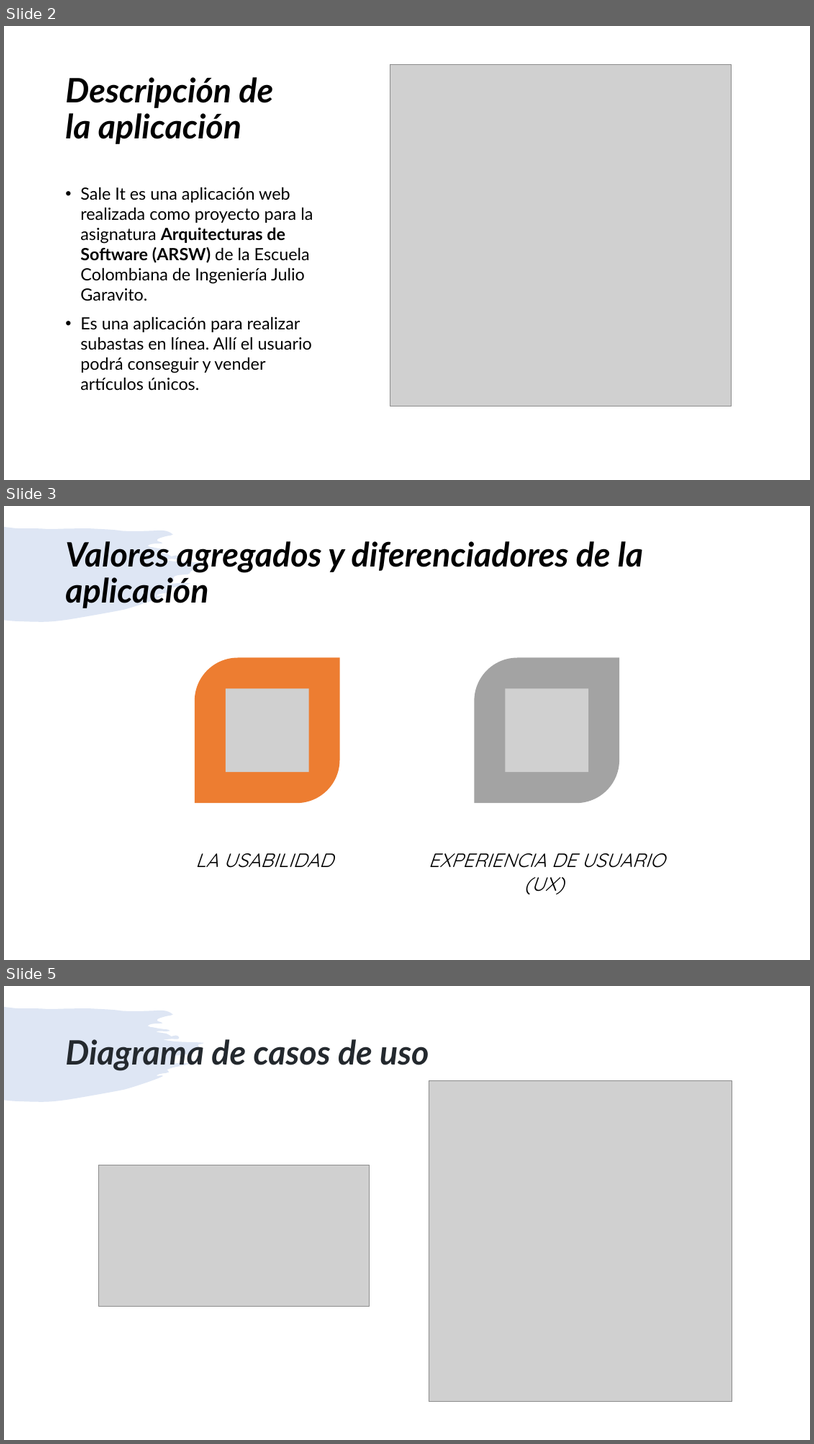
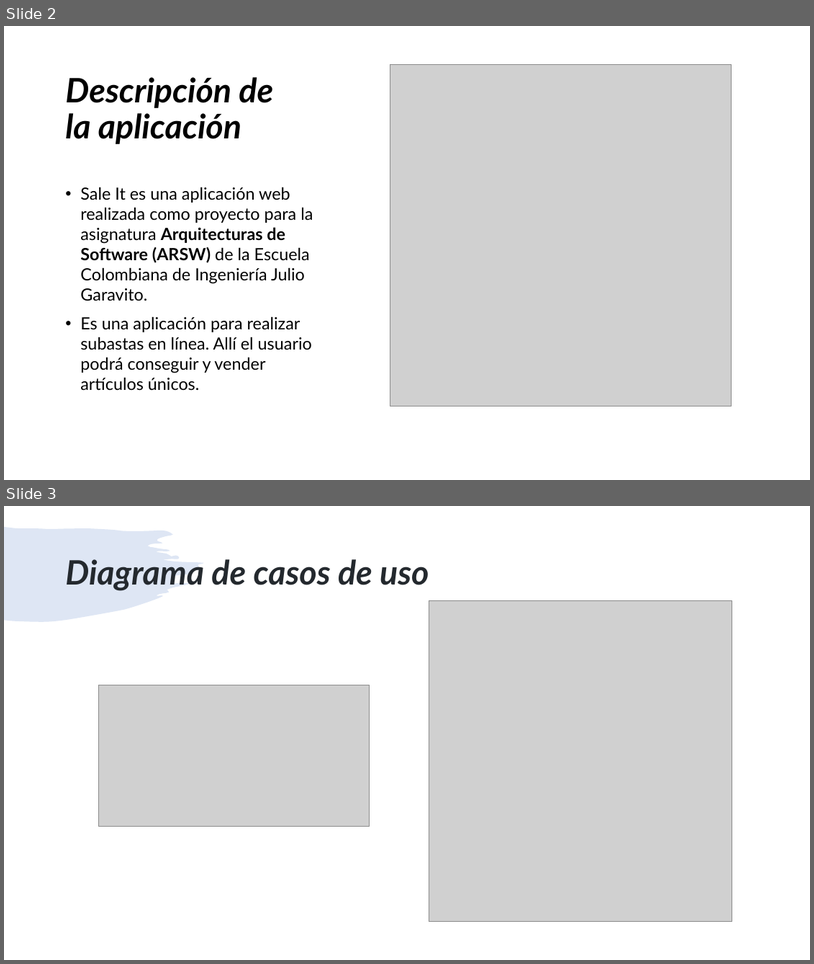
Before and after one commit to ARSW-Team-2020-2/EciGym, a slide deck: SaleIt-Presentacion.pptx. Shown one above the other, each under a label of ours: slides 2, 3 and 5 before the commit, slides 2 and 3 after it; the slides between them are not shown. The pictures are 814x1444 and 814x964 pixels, drawn with LibreOffice and Linux fonts; fonts in the diff are those of the drawing; grey boxes stand for pictures. Boxes give left, top, right and bottom in pixels: in the first picture for what was removed or moved away, otherwise in the second. Text is boxed around its words. In the diff, an @@ line names an element or a change of style, - is before the commit and + after.

```diff
--- a/SaleIt-Presentacion.pptx
+++ b/SaleIt-Presentacion.pptx
@@ slide 3 removed at bbox=[4, 506, 810, 960], background #FFFFFF; not listed: 1 template element that a slide beside it also shows @@
@@ rectangle removed at bbox=[4, 506, 810, 960] @@
@@ freeform shape removed at bbox=[4, 527, 203, 621] @@
@@ title removed at bbox=[65, 541, 643, 608] @@
-Valores agregados y diferenciadores de la aplicación
@@ group removed at bbox=[195, 658, 665, 894]: 2 round diag rects, 2 pictures, 2 texts @@
-LA USABILIDAD
-EXPERIENCIA DE USUARIO (UX)
@@ what was slide 5 is now slide 3 @@
```
Also in this commit, not shown: 1 other slide removed, 6 other files.
